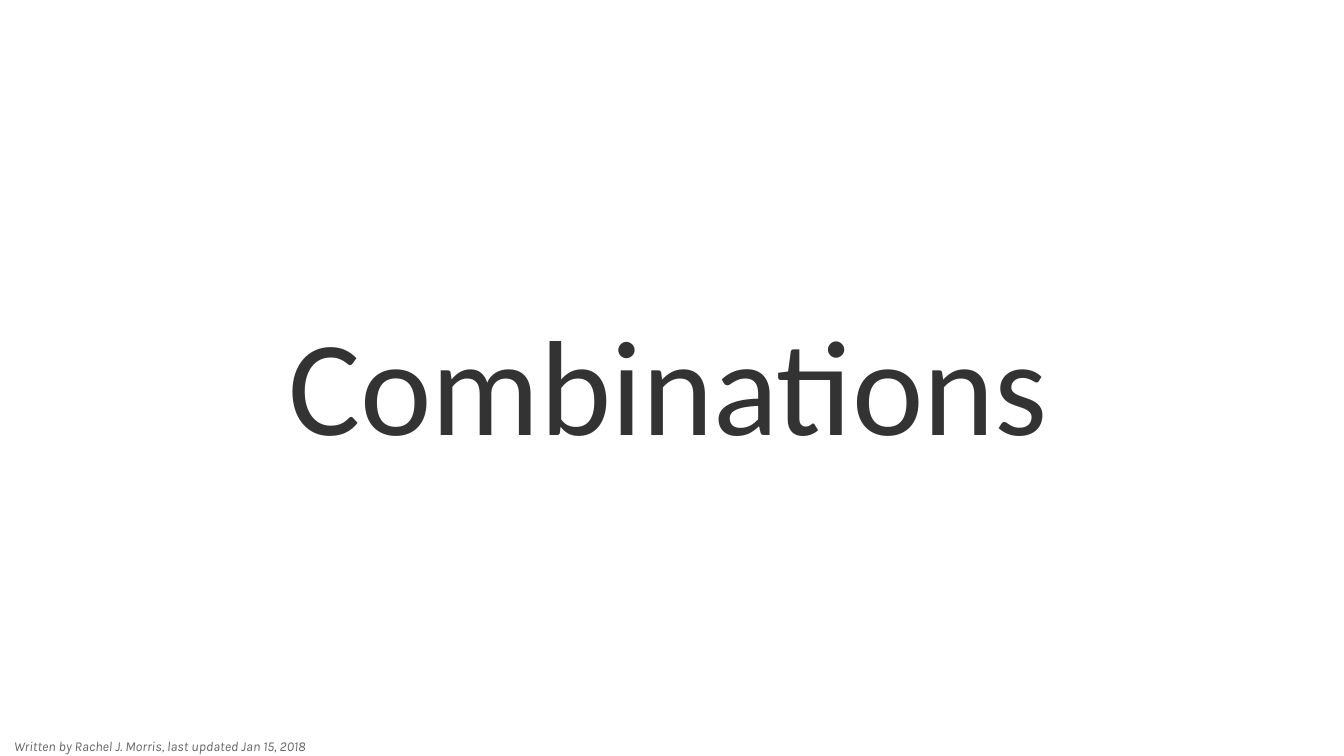
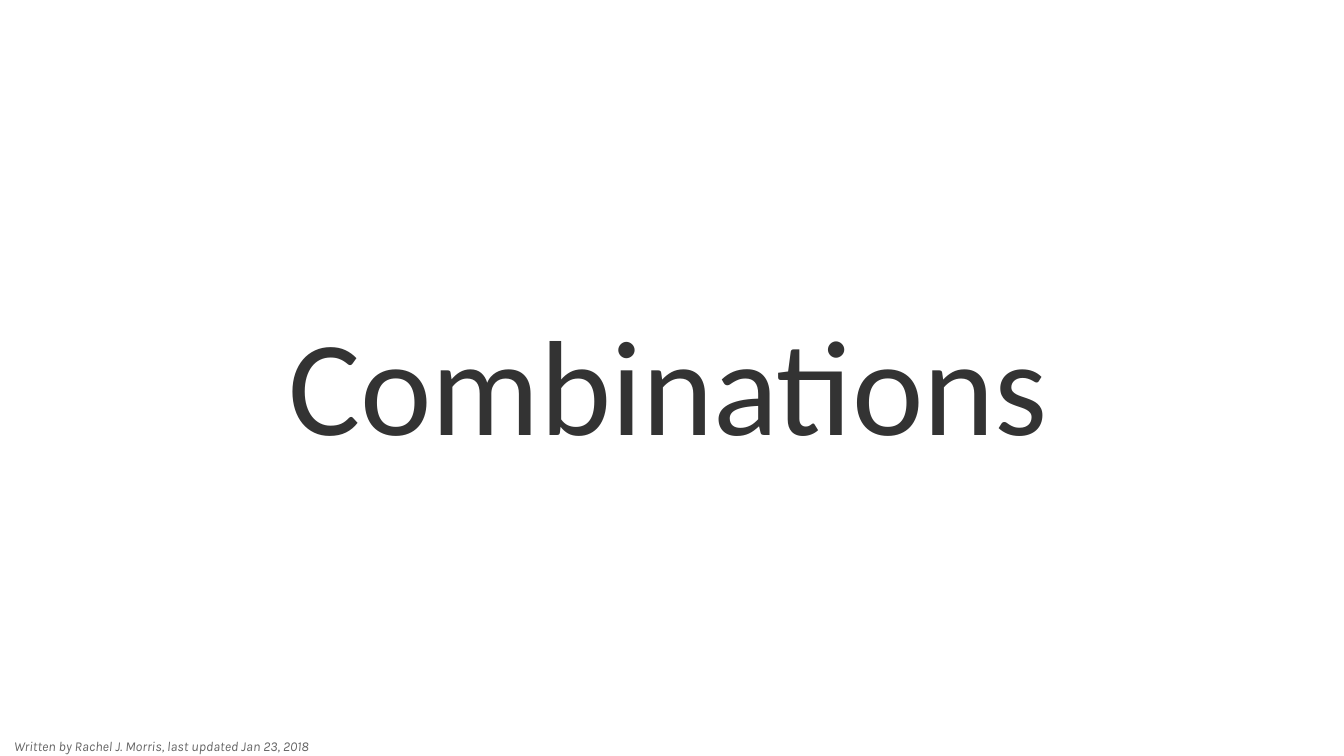
Before and after one commit to nguyenchithien/CS211-Discrete-Structures-II, a slide deck: slide 1 of Lectures/Lecture 5.3.odp. Drawn at 1344x756 pixels with LibreOffice and Linux fonts; fonts in the diff are those of the drawing; background and template pictures are left out. Boxes give left, top, right and bottom in pixels: in the first picture for what was removed or moved away, otherwise in the second. Text is boxed around its words. In the diff, an @@ line names an element or a change of style, - is before the commit and + after.

Commit message:
Slide fix

```diff
--- a/Lectures/Lecture 5.3.odp
+++ b/Lectures/Lecture 5.3.odp
@@ text at (14, 742, 309, 754): text changed @@
-Written by Rachel J. Morris, last updated Jan 15, 2018
+Written by Rachel J. Morris, last updated Jan 23, 2018
```
Also in this commit, not shown: 1 other slide changed, 1 other file.
